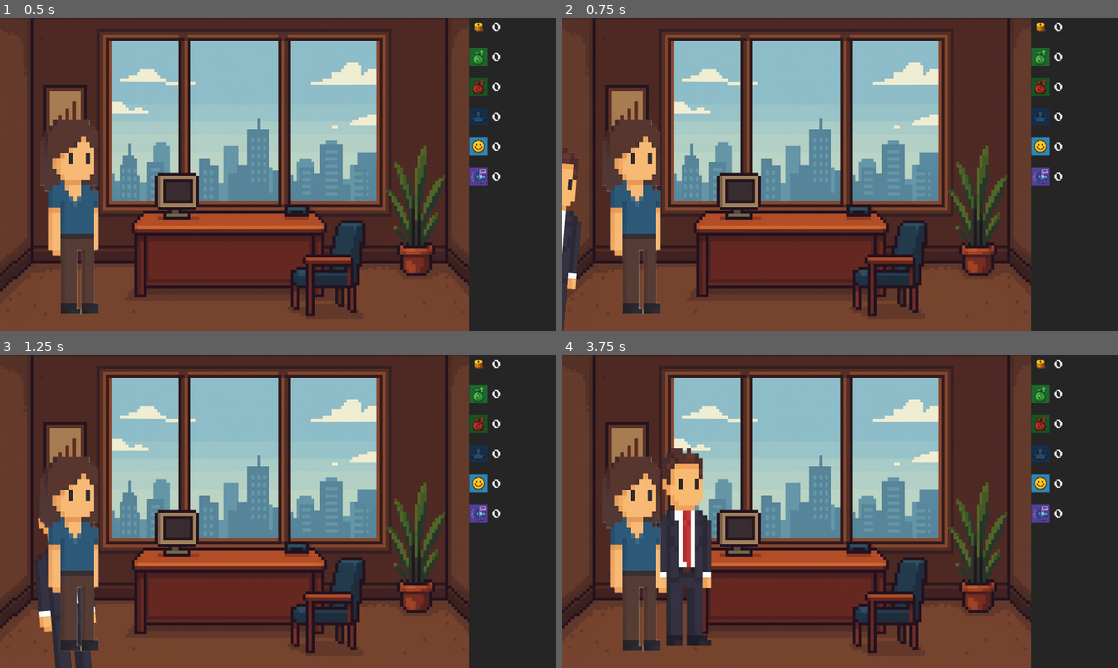
Above: before the commit, frames 1-4 (two rows, left to right).
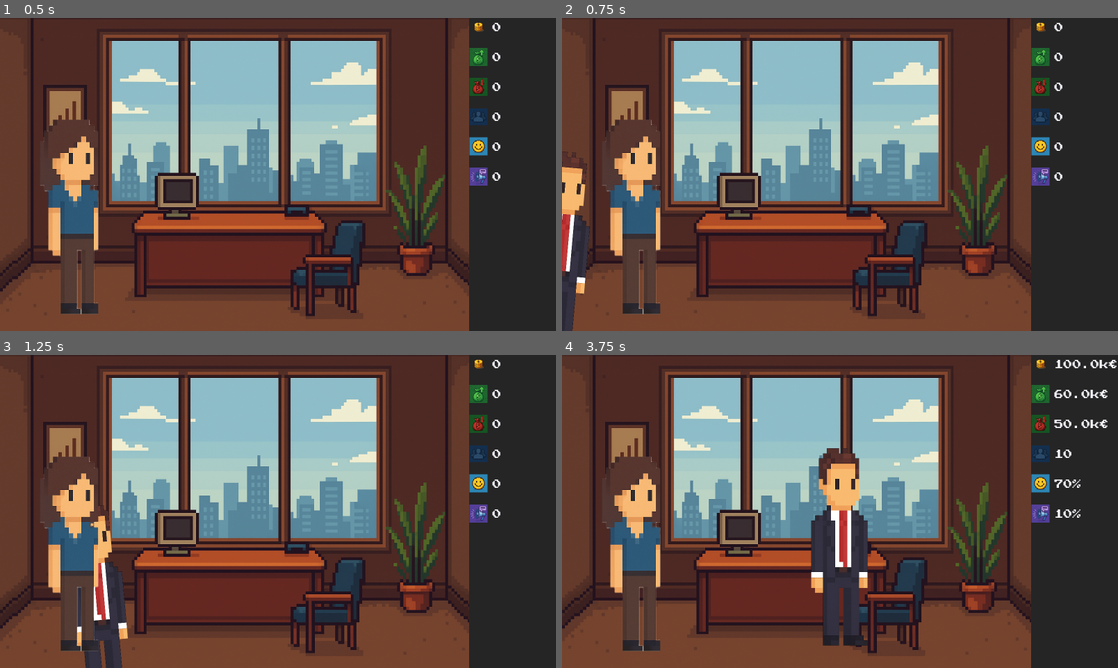
Above: after the commit, the same moments.

Repository: IU-Internationale-Hochschule-Augsburg/You-re-the-Boss-Now
Game: Godot game, scene res://main.tscn
Same seed, same stepped clock (60 frames per second), same inputs: the game is played once before the commit and once after it.
Inputs:
- Up to frame 1 (0.5 s): no input
- Up to frame 2 (0.75 s): tap Enter at 0.5 s
- Up to frame 3 (1.25 s): no input
- Up to frame 4 (3.75 s): no input

Frame 1 is identical in both runs. In frame 2, 1.4% of the frame differs, in the area x 0-5%, y 41-100%; in frame 3, 3.2%; in frame 4, 9.6%, in the area x 16-100%, y 1-93%.
Error after the commit: Invalid call. Nonexistent function 'walk_in' in base 'Sprite2D'. (res://Scripts/World.gd:35)

Commit message:
added animation call and fixed ceo walk in

Diff:
--- a/Scripts/CEO.gd
+++ b/Scripts/CEO.gd
@@ -1,4 +1,6 @@
 extends Sprite2D
+
+signal arrived_at_desk
 
 func _ready() -> void:
 	$AnimationPlayer.play("walking")
@@ -7,3 +9,4 @@
 func _on_position_animation_player_animation_finished(anim_name: StringName) -> void:
 	if anim_name == "enter_left":
 		$AnimationPlayer.stop()
+		emit_signal("arrived_at_desk")
--- a/Scripts/World.gd
+++ b/Scripts/World.gd
@@ -2,10 +2,9 @@
 var tasks_left = 0
 
 func _on_ceo_arrived_at_desk() -> void:
-	#$Control.visible = true
 	$HUD.update_company_state()
 	$HUD.visible = true
-	_next_quarter()
+	_next_quarter_1()
 
 func _on_button_a_pressed() -> void:
 	if $TaskControl.current_task.has("effects_a"):
@@ -17,7 +16,7 @@
 		tasks_left -= 1
 		$TaskControl.openTask()
 	else:
-		_end_quarter()
+		_end_quarter_1()
 
 func _on_button_b_pressed() -> void:
 	if $TaskControl.current_task.has("effects_b"):
@@ -29,18 +28,27 @@
 		tasks_left -= 1
 		$TaskControl.openTask()
 	else:
-		_end_quarter()
+		_end_quarter_1()
 
-func _next_quarter():
+func _next_quarter_1():
 	$QuarterControl.visible = false
+	$Employee1.walk_in()
+	print("walk in")
+
+func _next_quarter_2():
+	print("inside")
 	$TaskControl.openTask()
 	$TaskControl.visible = true
 	tasks_left = 2
+	print($TaskControl.visible)
 
-func _end_quarter():
+func _end_quarter_1():
 	CompanyState.quarter_update()
 	$HUD.update_company_state()
 	$TaskControl.visible = false
+	$Employee1.walk_out()
+
+func _end_quarter_2():
 	var game_over = CompanyState.is_game_over()
 	if game_over[0]:
 		$GameOverControl/VBoxContainer/GameOverLabel.text = "GAME OVER\n" + game_over[1]
@@ -52,8 +60,4 @@
 	CompanyState.reset()
 	$HUD.update_company_state()
 	$GameOverControl.visible = false
-	_next_quarter()
-
-
-func _on_walk_in_finished(anim_name: StringName) -> void:
-	pass # Replace with function body.
+	_next_quarter_1()
--- a/main.tscn
+++ b/main.tscn
@@ -10,6 +10,7 @@
 [ext_resource type="PackedScene" uid="uid://dojhi8fiftkj3" path="res://UI/hud.tscn" id="6_7mycd"]
 [ext_resource type="Script" uid="uid://c1i85y8r6eh24" path="res://Scripts/HUD.gd" id="7_272bh"]
 [ext_resource type="Texture2D" uid="uid://dmgk4l12ci1gv" path="res://Assets/Characters/Woman.png" id="10_4c57u"]
+[ext_resource type="Script" uid="uid://dpo00hlhb0ogm" path="res://employee_1.gd" id="11_efxa6"]
 
 [sub_resource type="Animation" id="Animation_272bh"]
 length = 0.001
@@ -64,6 +65,18 @@
 "update": 0,
 "values": [Vector2(-601, 122)]
 }
+tracks/1/type = "value"
+tracks/1/imported = false
+tracks/1/enabled = true
+tracks/1/path = NodePath("../Ceo:position")
+tracks/1/interp = 1
+tracks/1/loop_wrap = true
+tracks/1/keys = {
+"times": PackedFloat32Array(0),
+"transitions": PackedFloat32Array(1),
+"update": 0,
+"values": [Vector2(-900, 200)]
+}
 
 [sub_resource type="Animation" id="Animation_4c57u"]
 resource_name = "enter_left"
@@ -81,10 +94,43 @@
 "values": [Vector2(-900, 200), Vector2(-550, 200), Vector2(-450, 100)]
 }
 
+[sub_resource type="Animation" id="Animation_dg77c"]
+resource_name = "leave_left"
+length = 4.0
+tracks/0/type = "value"
+tracks/0/imported = false
+tracks/0/enabled = true
+tracks/0/path = NodePath(".:position")
+tracks/0/interp = 2
+tracks/0/loop_wrap = true
+tracks/0/keys = {
+"times": PackedFloat32Array(0.4, 1.4, 3.83333),
+"transitions": PackedFloat32Array(1, 1, 1),
+"update": 0,
+"values": [Vector2(-450, 100), Vector2(100, 170), Vector2(700, 170)]
+}
+
+[sub_resource type="Animation" id="Animation_efxa6"]
+length = 3.5
+tracks/0/type = "value"
+tracks/0/imported = false
+tracks/0/enabled = true
+tracks/0/path = NodePath("../Ceo:position")
+tracks/0/interp = 2
+tracks/0/loop_wrap = true
+tracks/0/keys = {
+"times": PackedFloat32Array(0.4, 1.43333, 2.4, 3.2),
+"transitions": PackedFloat32Array(1, 1, 1, 1),
+"update": 0,
+"values": [Vector2(-900, 200), Vector2(-450, 250), Vector2(-450, 100), Vector2(0, 100)]
+}
+
 [sub_resource type="AnimationLibrary" id="AnimationLibrary_efxa6"]
 _data = {
 &"RESET": SubResource("Animation_kek77"),
-&"enter_left": SubResource("Animation_4c57u")
+&"employee_enter_left": SubResource("Animation_4c57u"),
+&"employee_leave_right": SubResource("Animation_dg77c"),
+&"enter_left": SubResource("Animation_efxa6")
 }
 
 [node name="World" type="Node2D"]
@@ -97,7 +143,7 @@
 [node name="Camera2D" type="Camera2D" parent="Office2"]
 
 [node name="Ceo" type="Sprite2D" parent="."]
-position = Vector2(-601, 122)
+position = Vector2(-900, 200)
 scale = Vector2(0.506836, 0.648438)
 texture = ExtResource("2_1bvp3")
 script = ExtResource("3_lquwl")
@@ -249,6 +295,7 @@
 position = Vector2(-601, 122)
 scale = Vector2(0.506836, 0.648438)
 texture = ExtResource("10_4c57u")
+script = ExtResource("11_efxa6")
 
 [node name="AnimationPlayer" type="AnimationPlayer" parent="Employee1"]
 libraries = {
@@ -261,9 +308,12 @@
 &"": SubResource("AnimationLibrary_efxa6")
 }
 
+[connection signal="arrived_at_desk" from="Ceo" to="." method="_on_ceo_arrived_at_desk"]
 [connection signal="animation_finished" from="Ceo/PositionAnimationPlayer" to="Ceo" method="_on_position_animation_player_animation_finished"]
 [connection signal="pressed" from="TaskControl/VBoxContainer/HBoxContainer/AButton" to="." method="_on_button_a_pressed"]
 [connection signal="pressed" from="TaskControl/VBoxContainer/HBoxContainer/BButton" to="." method="_on_button_b_pressed"]
 [connection signal="pressed" from="QuarterControl/NextQuarterButton" to="." method="_next_quarter"]
 [connection signal="pressed" from="GameOverControl/VBoxContainer/RestartButton" to="." method="_restart_game"]
+[connection signal="arrived_at_desk" from="Employee1" to="." method="_next_quarter_2"]
+[connection signal="left_office" from="Employee1" to="." method="_end_quarter_2"]
 [connection signal="animation_finished" from="Employee1/PositionAnimationPlayer" to="Employee1" method="_on_position_animation_player_animation_finished"]
Not shown: 1 places in main.tscn that only renumber resources
